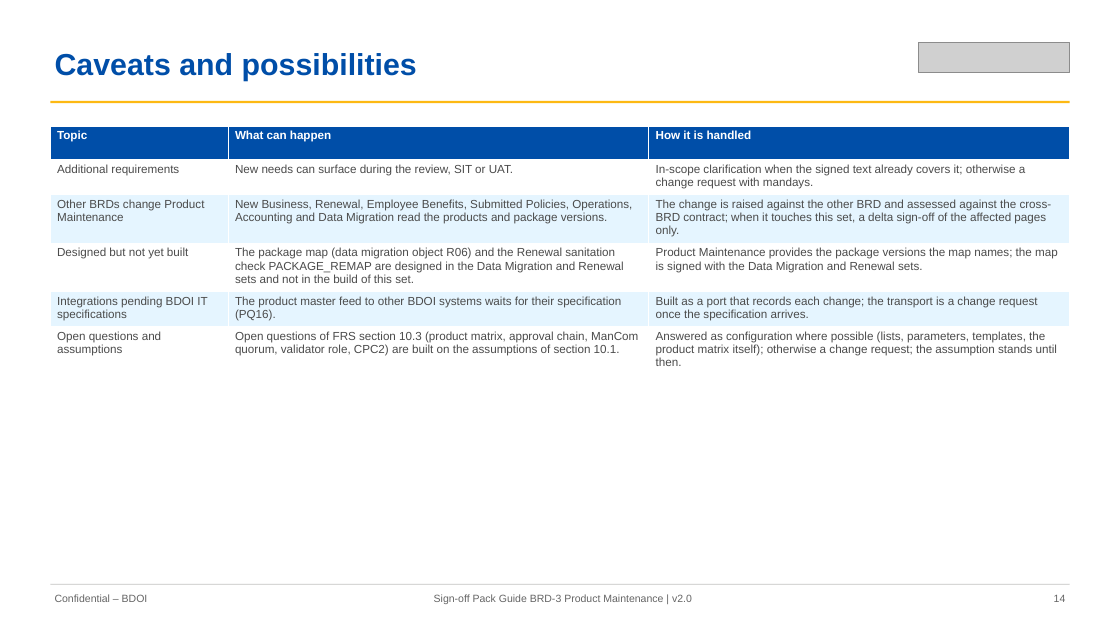
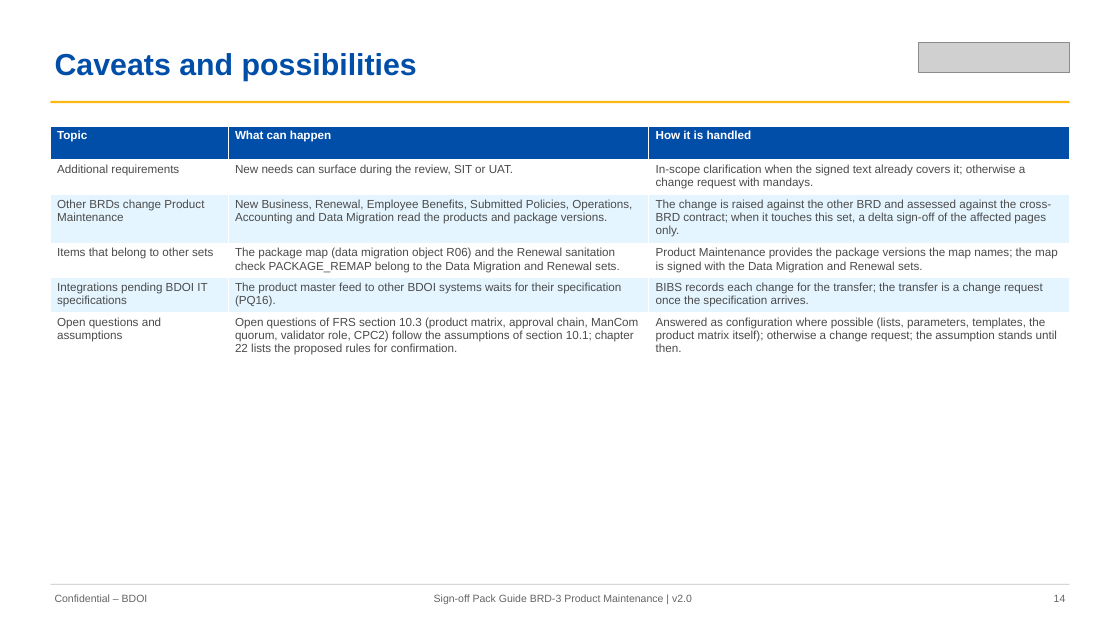
Before and after one commit to IortaTexhNXT-DEV/FinVerse, a slide deck: slide 14 of docs/deliverables/out/Drop-0_Setup_and_Data_Migration/BRD-03_Product_Maintenance/01_BIBS_GuideDeck_BRD-03_Product_Maintenance_v2.0.pptx. Drawn at 1120x630 pixels with LibreOffice and Linux fonts; fonts in the diff are those of the drawing; grey boxes stand for pictures. Boxes give left, top, right and bottom in pixels: in the first picture for what was removed or moved away, otherwise in the second. Text is boxed around its words. In the diff, an @@ line names an element or a change of style, - is before the commit and + after.

Commit message:
Rebuild the BRD-01, BRD-03 and BRD-11 sign-off sets v2.0 (00-06) with the retaken screenshots; record names in words in the not found messages read from the code; BRD-12 personas in the BRD-11 role matrix

```diff
--- a/docs/deliverables/out/Drop-0_Setup_and_Data_Migration/BRD-03_Product_Maintenance/01_BIBS_GuideDeck_BRD-03_Product_Maintenance_v2.0.pptx
+++ b/docs/deliverables/out/Drop-0_Setup_and_Data_Migration/BRD-03_Product_Maintenance/01_BIBS_GuideDeck_BRD-03_Product_Maintenance_v2.0.pptx
@@ table at <box>50,126,1070,359</box> @@
-row 4, column 1: Designed but not yet built
+row 4, column 1: Items that belong to other sets
-row 4, column 2: The package map (data migration object R06) and the Renewal sanitation check PACKAGE_REMAP are designed in the Data Migration and Renewal sets and not in the build of this set.
+row 4, column 2: The package map (data migration object R06) and the Renewal sanitation check PACKAGE_REMAP belong to the Data Migration and Renewal sets.
-row 5, column 3: Built as a port that records each change; the transport is a change request once the specification arrives.
+row 5, column 3: BIBS records each change for the transfer; the transfer is a change request once the specification arrives.
-row 6, column 2: Open questions of FRS section 10.3 (product matrix, approval chain, ManCom quorum, validator role, CPC2) are built on the assumptions of section 10.1.
+row 6, column 2: Open questions of FRS section 10.3 (product matrix, approval chain, ManCom quorum, validator role, CPC2) follow the assumptions of section 10.1; chapter 22 lists the proposed rules for confirmation.
```
Also in this commit, not shown: 10 other slides changed, 30 other files.
